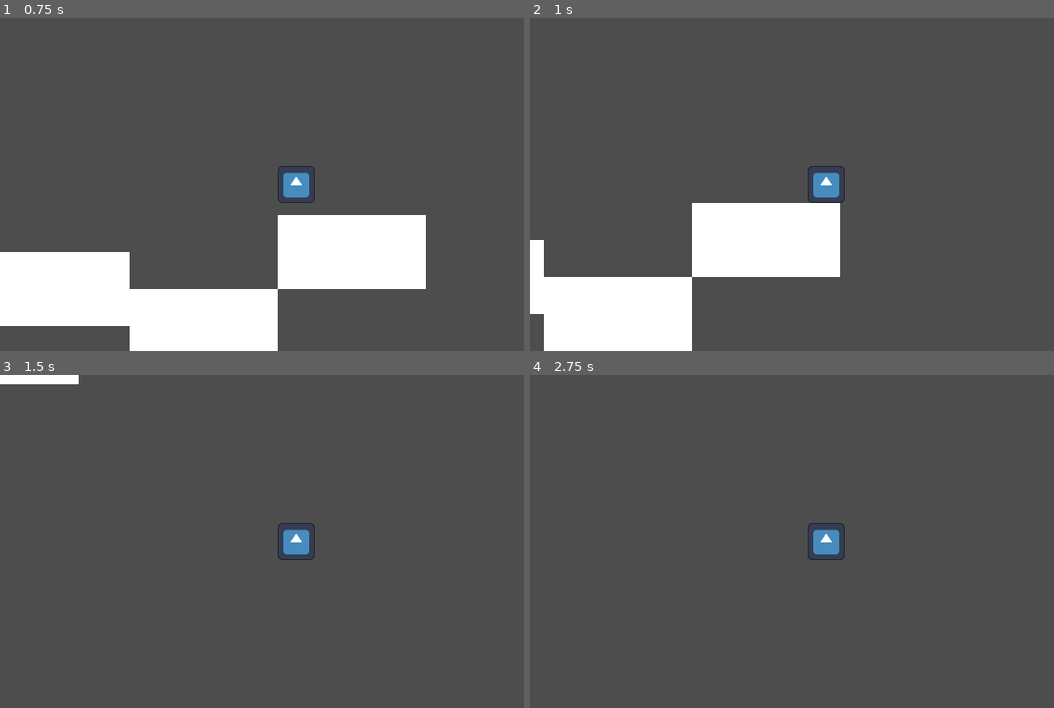
Above: before the commit, frames 1-4 (two rows, left to right).
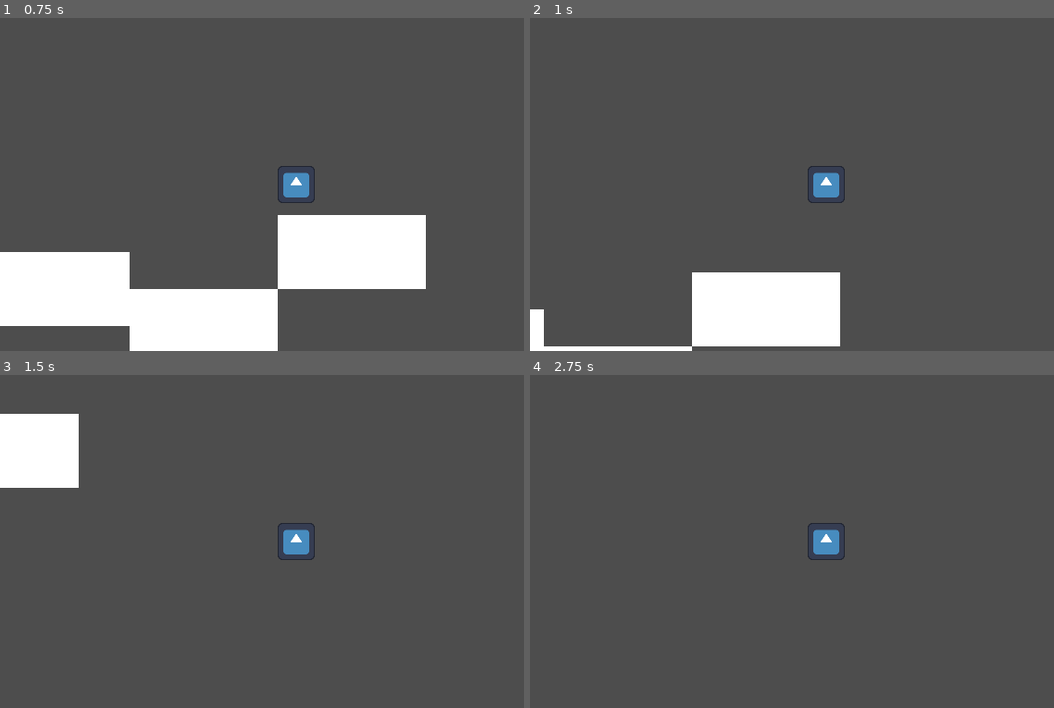
Above: after the commit, the same moments.

Repository: FoxParadeAFK/Lappland-Legato
Game: Godot game, scene res://scenes/tests/test_player_scene.tscn
Same seed, same stepped clock (60 frames per second), same inputs: the game is played once before the commit and once after it. The engine's default icon, where the game draws it, is replaced by a stand-in: a white triangle on a blue panel in a dark square.
Inputs:
- Up to frame 1 (0.75 s): tap Enter (ui_accept) at 0.5, 0.6 s; hold Right (ui_right) from 0.53 s (still down)
- Up to frame 2 (1 s): keep holding Right (ui_right); tap Enter (ui_accept) at 0.77 s
- Up to frame 3 (1.5 s): keep holding Right (ui_right); tap Enter (ui_accept) at 1.07, 1.35 s
- Up to frame 4 (2.75 s): tap Enter (ui_accept) at 1.52, 1.82, 2, 2.1 s; release Right (ui_right) at 2.03 s; hold Left (ui_left) from 2.03 s (still down)

Frame 1 is identical in both runs. In frame 2, 19% of the frame differs, in the area x 0-60%, y 55-100%; in frame 3, 3.8%; in frame 4, less than 0.1%.

Commit message:
Vertical input buffering implementation

Diff:
--- a/lappland-legato/scenes/player.tscn
+++ b/lappland-legato/scenes/player.tscn
@@ -40,3 +40,8 @@
 
 [node name="Camera2D" type="Camera2D" parent="." unique_id=854861843]
 zoom = Vector2(5, 5)
+
+[node name="VerticalInputBufferTimer" type="Timer" parent="." unique_id=600157346]
+process_callback = 0
+wait_time = 0.1
+one_shot = true
--- a/lappland-legato/scripts/player/jump_state.gd
+++ b/lappland-legato/scripts/player/jump_state.gd
@@ -6,6 +6,8 @@
 	has_jumped = false
 
 	player.velocity.y = -player.VERTICAL_VELOCITY
+	player.vertical_input = false
+	player.vertical_input_buffer_timer.stop()
 
 	has_jumped = true
 
--- a/lappland-legato/scripts/player/player.gd
+++ b/lappland-legato/scripts/player/player.gd
@@ -17,9 +17,12 @@
 	if state != null: state.engage(self, _animation_name)
 
 	return state
+
 enum {HORIZONTAL_VELOCITY = 100, VERTICAL_VELOCITY = 140, GRAVITY = 650}
 var horizontal_input: float
 var vertical_input: bool
+
+var vertical_input_buffer_timer: Timer
 
 func _ready() -> void:
 	idle_state = get_state("FiniteStateMachine/IdleState", "idle")
@@ -28,9 +31,18 @@
 	jump_state = get_state("FiniteStateMachine/JumpState", "jump")
 	transition_state(idle_state)
 
+	vertical_input_buffer_timer = get_node_or_null("VerticalInputBufferTimer")
+	vertical_input_buffer_timer.timeout.connect(func() -> void: vertical_input = false)
+
 func _physics_process(_delta: float) -> void:
 	horizontal_input = Input.get_axis("ui_left", "ui_right")
-	vertical_input = Input.is_action_just_pressed("ui_accept")
+	vertical_input_buffer(Input.is_action_just_pressed("ui_accept"))
 	current_state.physics_update(_delta)
 
 	move_and_slide()
+
+func vertical_input_buffer(_vertical_input: bool) -> void:
+	if not _vertical_input or vertical_input_buffer_timer.time_left != 0: return
+
+	vertical_input = true
+	vertical_input_buffer_timer.start()
